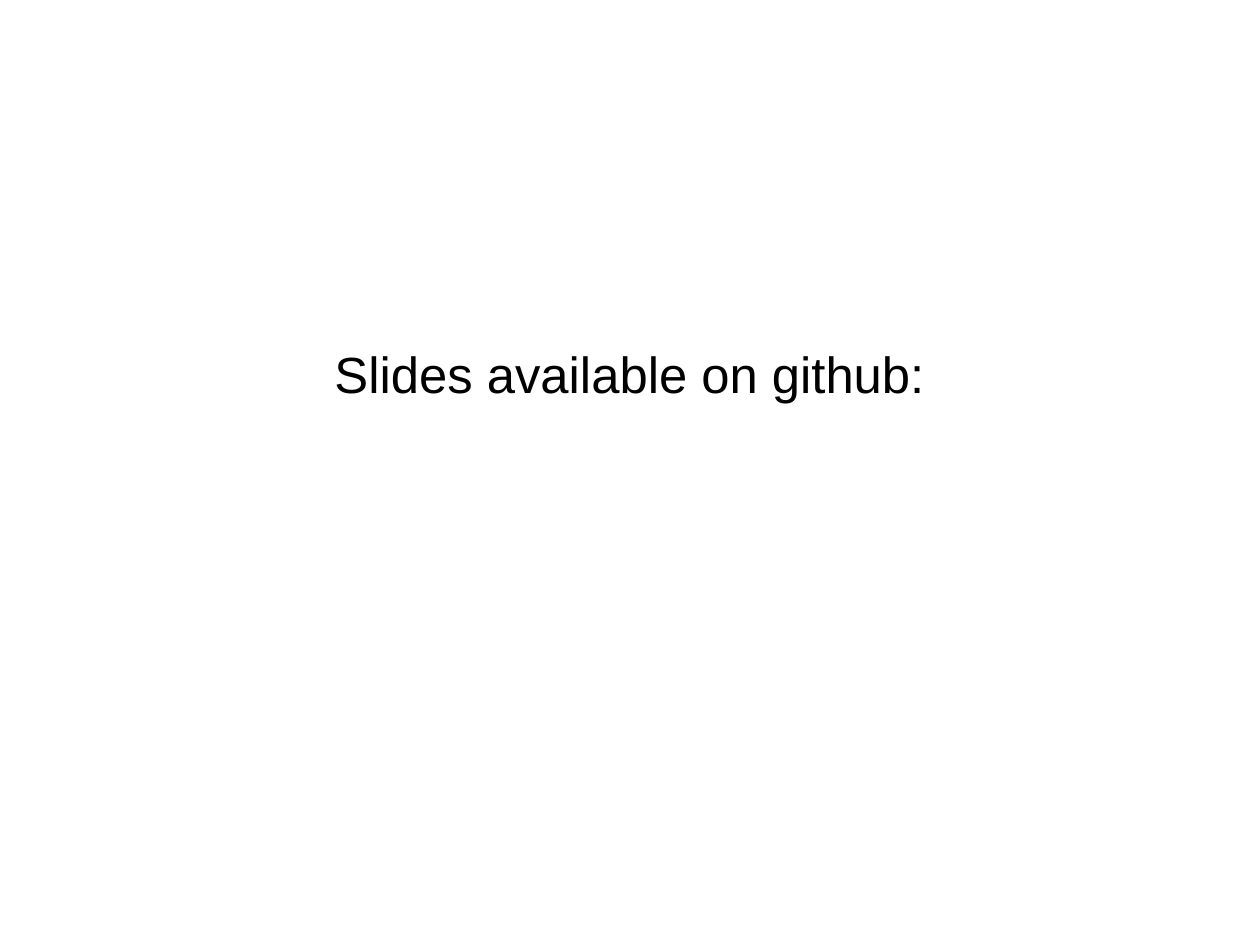
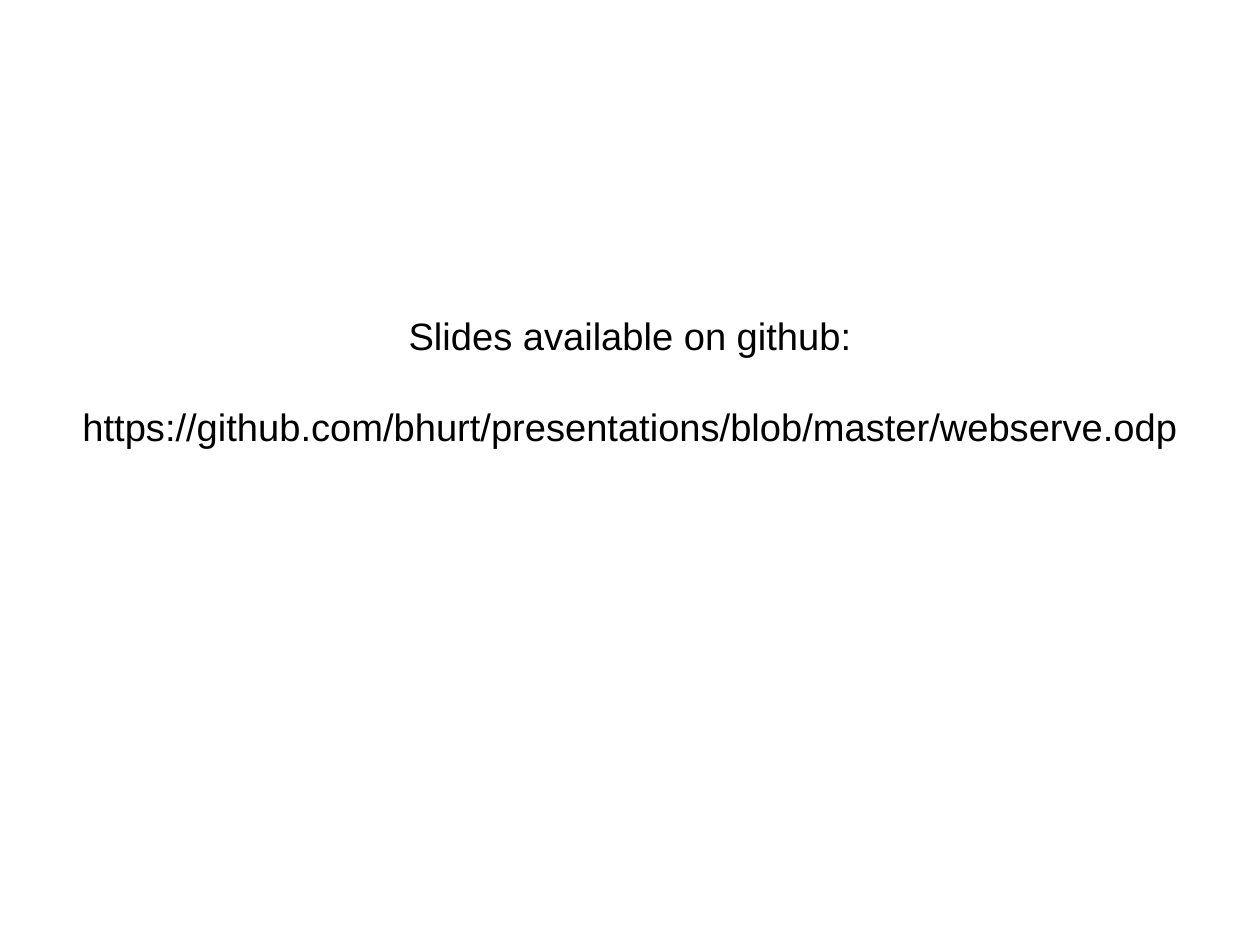
Before and after one commit to bhurt/presentations, a slide deck: slide 2 of webserve.odp. Drawn at 1260x945 pixels with LibreOffice and Linux fonts; fonts in the diff are those of the drawing. Boxes give left, top, right and bottom in pixels: in the first picture for what was removed or moved away, otherwise in the second. Text is boxed around its words. In the diff, an @@ line names an element or a change of style, - is before the commit and + after.

```diff
--- a/webserve.odp
+++ b/webserve.odp
@@ subtitle at (x1=409, y1=322, x2=851, y2=358): size 32 to 24 pt in "Slides available on github:" @@
@@ subtitle at (x1=82, y1=413, x2=1177, y2=449): paragraph added @@
+https://github.com/bhurt/presentations/blob/master/webserve.odp
```
Also in this commit, not shown: 68 slides added.
